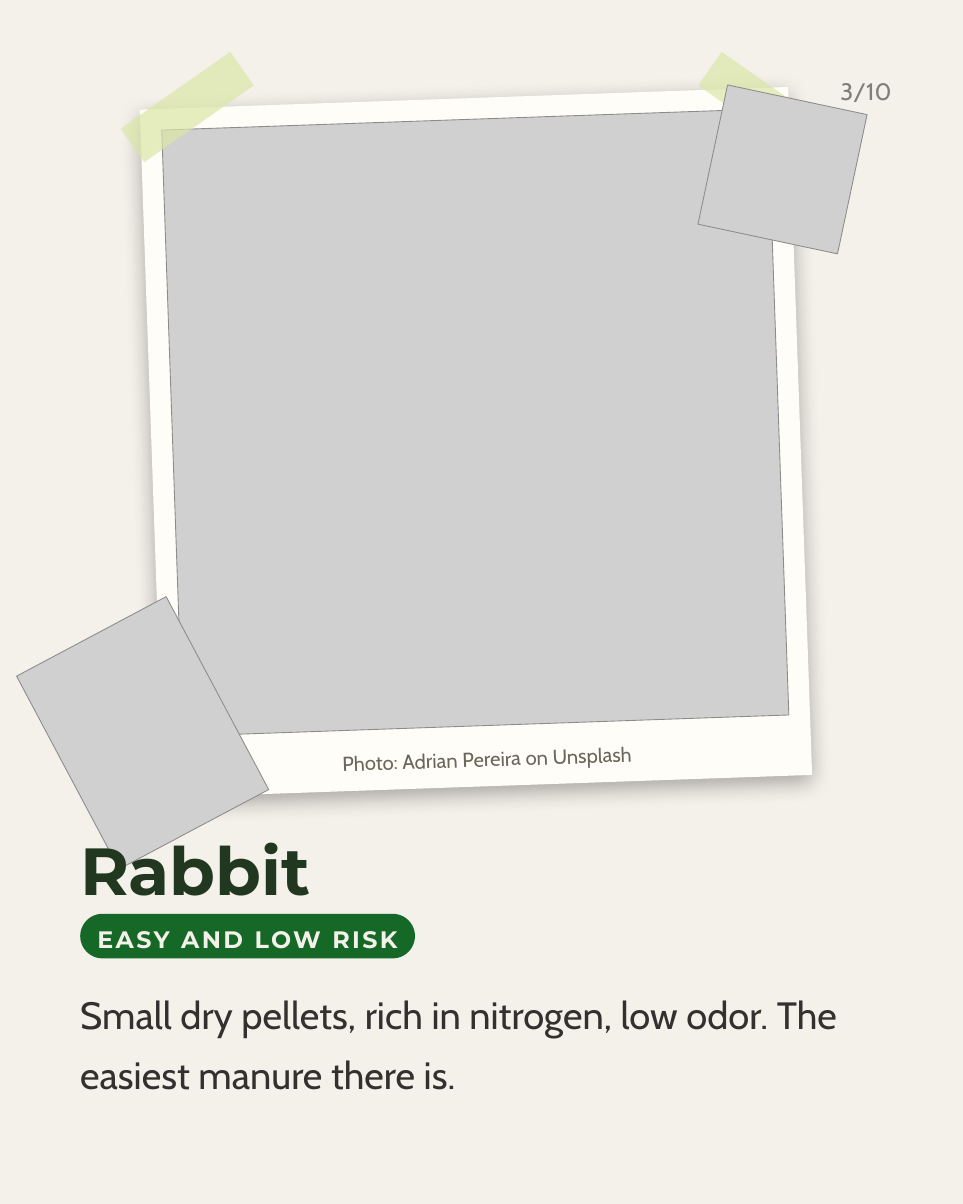
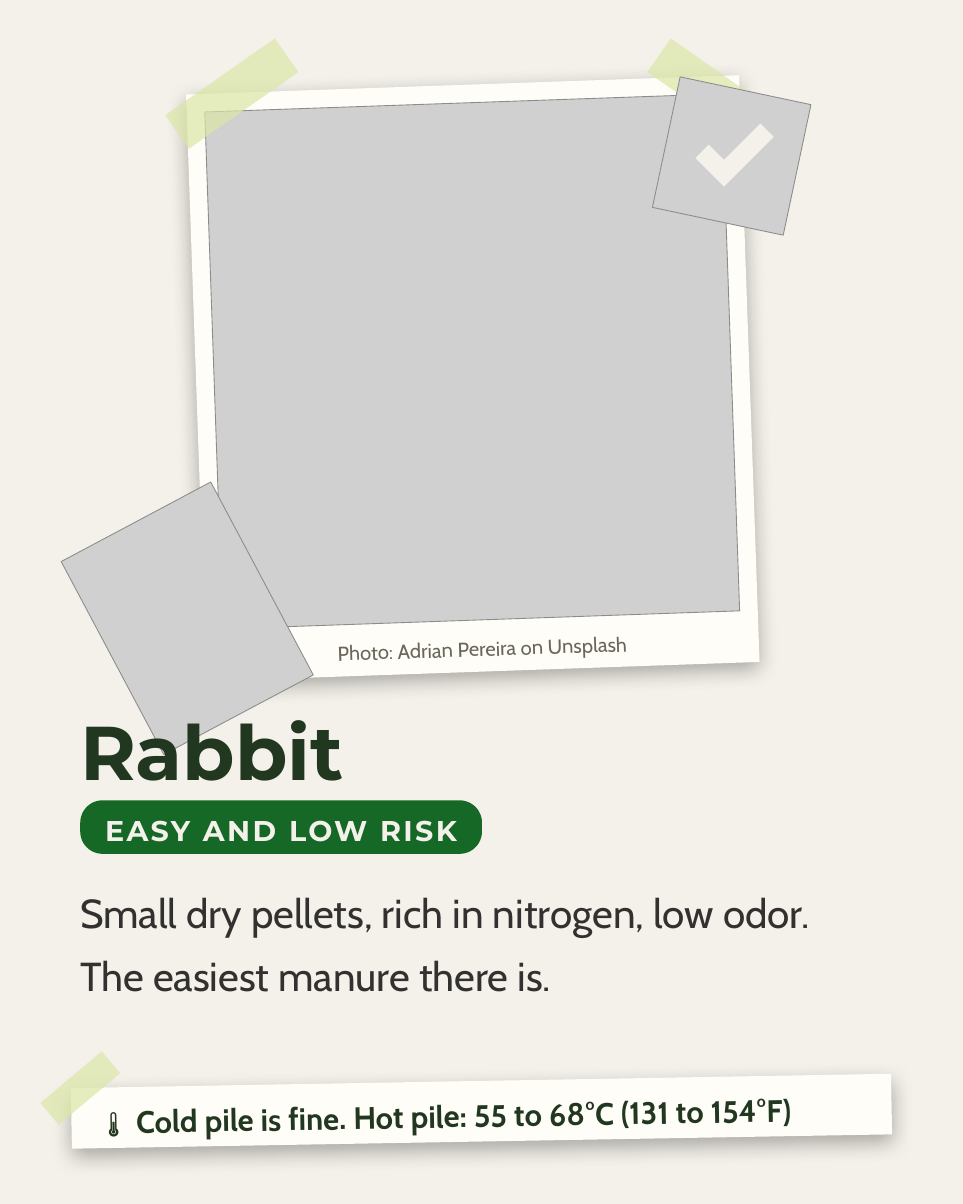
Before and after one commit to linneamoritznyc/SFW-SocialMedia, a slide deck: slide 3 of templates/posts/october/04-10-2026-sun-ig-world-animal-day.pptx. Drawn at 963x1204 pixels with LibreOffice and Linux fonts; fonts in the diff are those of the drawing; grey boxes stand for pictures; background and template pictures are left out. Boxes give left, top, right and bottom in pixels: in the first picture for what was removed or moved away, otherwise in the second. Text is boxed around its words. In the diff, an @@ line names an element or a change of style, - is before the commit and + after.

```diff
--- a/templates/posts/october/04-10-2026-sun-ig-world-animal-day.pptx
+++ b/templates/posts/october/04-10-2026-sun-ig-world-animal-day.pptx
@@ rectangle: place and size @@
-rectangle at (121, 52, 254, 162)
+rectangle at (165, 38, 298, 148)
@@ rectangle: place and size @@
-rectangle at (698, 52, 831, 162)
+rectangle at (647, 38, 780, 148)
@@ rectangle: place and size @@
-rectangle at (140, 87, 812, 798)
+rectangle at (186, 75, 759, 681)
@@ picture: place and size @@
-picture at (698, 85, 867, 254)
+picture at (653, 77, 811, 235)
@@ text removed at (840, 83, 891, 102) @@
-3/10
@@ picture: place and size @@
-picture at (162, 109, 788, 735)
+picture at (205, 94, 740, 629)
@@ freeform shape added at (695, 123, 774, 187), fill #F4F1EA @@
@@ picture: place and size @@
-picture at (17, 596, 269, 868)
+picture at (61, 482, 314, 755)
@@ text "Photo: Adrian Pereira on Unsplash": place and size @@
-text "Photo: Adrian Pereira on Unsplash" at (343, 747, 632, 771)
+text "Photo: Adrian Pereira on Unsplash" at (338, 637, 627, 661)
@@ text "Rabbit": place and size @@
-text "Rabbit" at (80, 831, 311, 896)
+text "Rabbit" at (80, 706, 343, 781)
@@ text "Rabbit" at (80, 706, 343, 781): size 56 to 64 pt @@
@@ text "EASY AND LOW RISK": place and size @@
-text "EASY AND LOW RISK" at (255, 931, 321, 949)
+text "EASY AND LOW RISK" at (105, 820, 457, 842)
@@ text "EASY AND LOW RISK" at (105, 820, 457, 842): size 20 to 24 pt @@
@@ rounded rectangle: place and size @@
-rounded rectangle at (80, 913, 415, 958)
+rounded rectangle at (80, 800, 482, 853)
@@ rounded rectangle at (80, 800, 482, 853): proportions changed @@
@@ text "Small dry pellets, rich in ...": place and size @@
-text "Small dry pellets, rich in ..." at (80, 1000, 837, 1090)
+text "Small dry pellets, rich in ..." at (80, 897, 810, 992)
@@ text "Small dry pellets, rich in ..." at (80, 897, 810, 992): size 32 to 34 pt @@
@@ rectangle added at (41, 1051, 120, 1124), fill #DBE6A7 at 70% opacity @@
@@ rectangle added at (71, 1073, 892, 1148), fill #FFFDF7 @@
@@ text added at (136, 1098, 792, 1139), 26 pt, text #22371F, bold @@
+🌡️ Cold pile is fine. Hot pile: 55 to 68°C (131 to 154°F)
```
Also in this commit, not shown: 9 other slides changed, 2 slides added, 1 other file.
